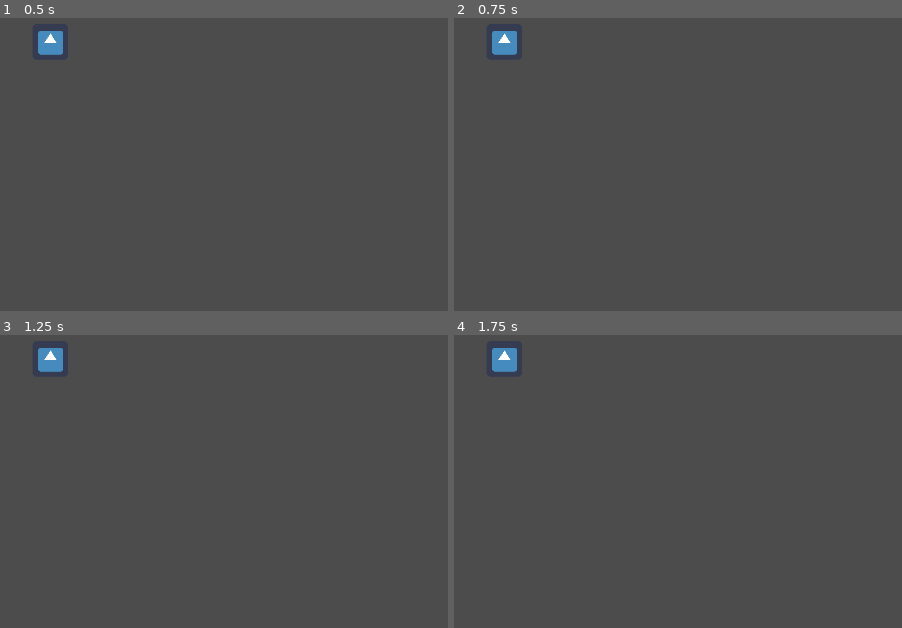
Above: before the commit, frames 1-4 (two rows, left to right).
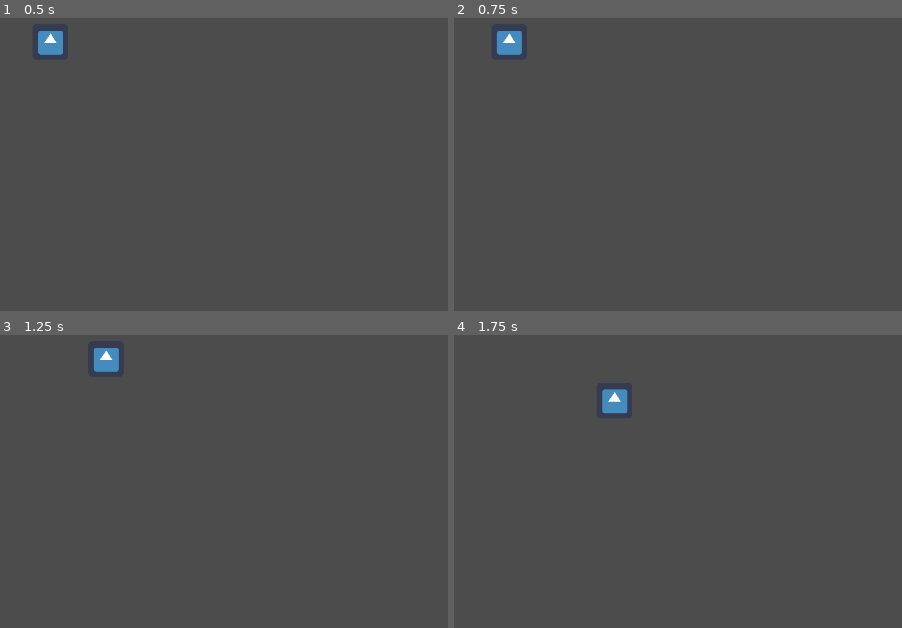
Above: after the commit, the same moments.

Repository: NathanielGet/CyberDragonYokaiCycle
Game: Godot game, scene res://Main.tscn
Two runs of this game, one before a commit and one after it. Both use one fixed random seed, a clock stepped at 60 frames per second and the inputs below. The engine's default icon, where the game draws it, is replaced by a stand-in: a white triangle on a blue panel in a dark square.
Inputs:
- Up to frame 1 (0.5 s): no input
- Up to frame 2 (0.75 s): tap Enter at 0.5 s; hold D (move_right) from 0.53 s (still down)
- Up to frame 3 (1.25 s): keep holding D (move_right)
- Up to frame 4 (1.75 s): release D (move_right) at 1.28 s; hold S (move_down) from 1.28 s (still down)

Frame 1 is identical in both runs. In frame 2, 0.3% of the frame differs, in the area x 8-16%, y 4-13%; in frame 3, 0.9%; in frame 4, 0.9%, in the area x 8-39%, y 4-27%.

Commit message:
Fixed frame rate bug

Diff:
--- a/GMTK2021/PlayerCharacter.gd
+++ b/GMTK2021/PlayerCharacter.gd
@@ -3,7 +3,7 @@
 signal update_health(health)
 signal death
 
-export var acceleration = 10
+export var acceleration = 1000
 export var friction = 600
 
 var health = 3
@@ -28,7 +28,7 @@
 	if Input.is_action_pressed("move_up"):
 		velocity.y -= 1
 	if velocity.length() > 0:
-		velocity = velocity.normalized() * acceleration
+		velocity = velocity.normalized() * acceleration * delta
 		momentum += velocity
 
 	momentum -= momentum.normalized() * friction * delta
